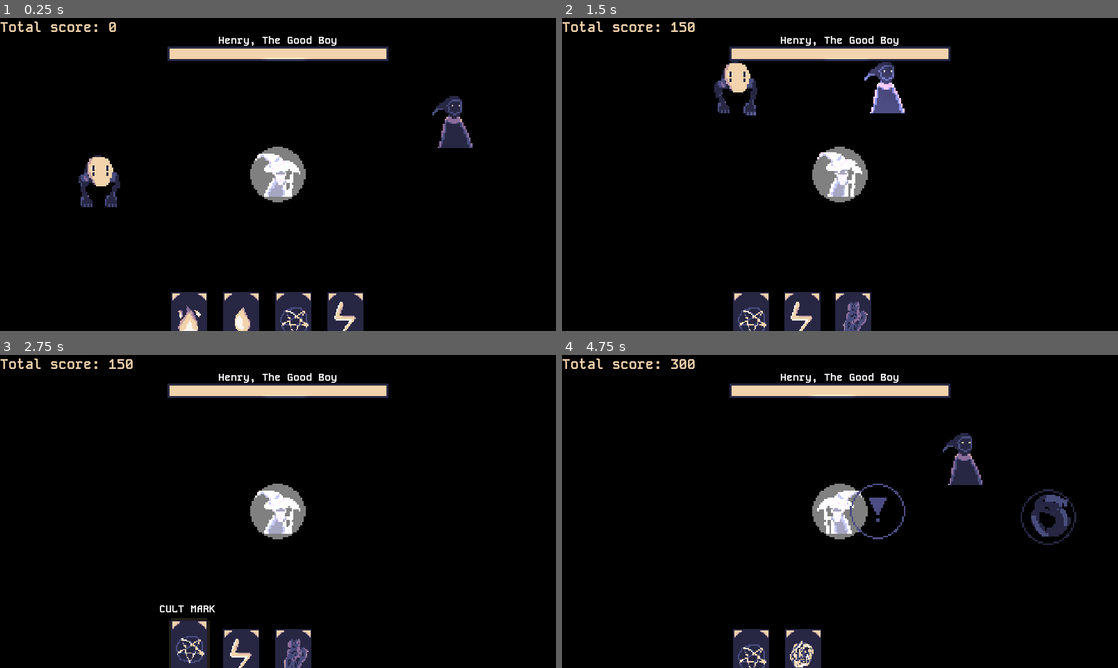
Above: before the commit, frames 1-4 (two rows, left to right).
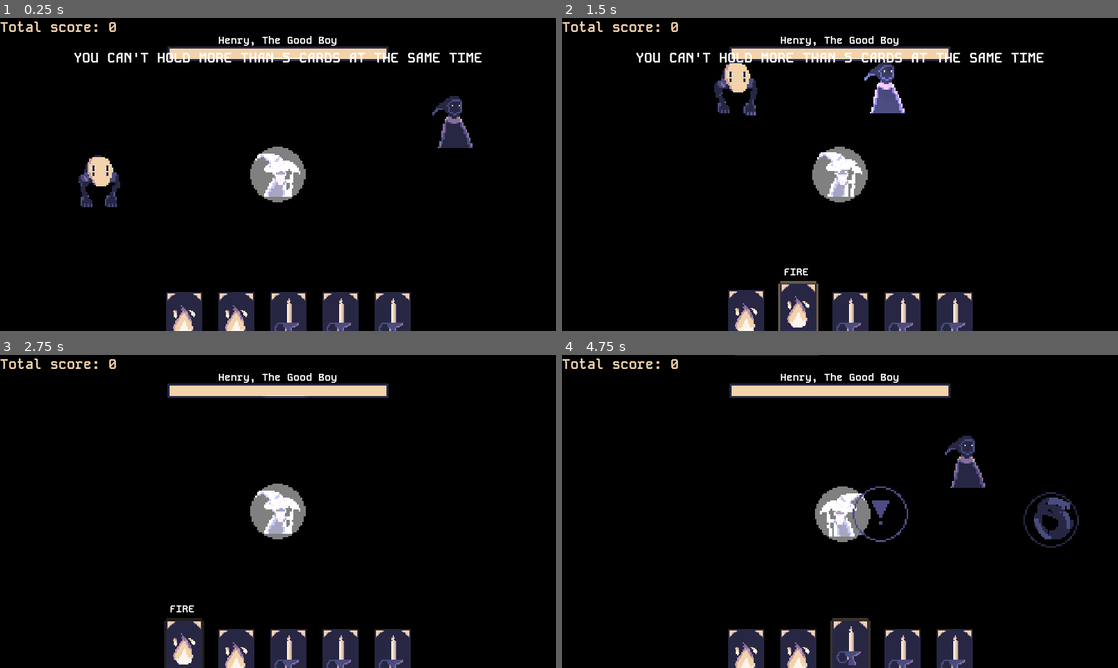
Above: after the commit, the same moments.

Repository: Salach-Malejkum/pirate-software
Game: Godot game, scene res://Scenes/brute_room.tscn
The game is run twice, just before and just after one commit, with the same random seed, the same clock (stepped at 60 frames per second) and the same inputs. This scene is started directly instead of the project's main scene.
Inputs (mouse positions are in pixels of both pictures, inside the frame that each line leads up to):
- Up to frame 1 (0.25 s): no input
- Up to frame 2 (1.5 s): move the mouse to (751, 321) at 0.52 s; hold D (move_right) 0.53-1.28 s; tap E (open_door) at 0.6, 1.35 s; click (751, 321) at 0.67 s; move the mouse to (801, 321) at 1.27 s; hold S (move_down) from 1.28 s (still down); click (801, 321) at 1.42 s
- Up to frame 3 (2.75 s): move the mouse to (189, 658) at 2.02 s; release S (move_down) at 2.03 s; hold D (move_right) from 2.03 s (still down); tap E (open_door) at 2.1 s; click (189, 658) at 2.17 s
- Up to frame 4 (4.75 s): move the mouse to (801, 658) at 2.77 s; release D (move_right) at 2.78 s; hold W (move_up) 2.78-3.53 s; tap E (open_door) at 2.85, 3.6, 4.35 s; click (801, 658) at 2.92 s; move the mouse to (856, 658) at 3.52 s; hold A (move_left) from 3.53 s (still down); click (856, 658) at 3.67 s; move the mouse to (884, 458) at 4.27 s; click (884, 458) at 4.42 s

The runs differ from the first frame. In frame 1, 3.7% of the frame differs, in the area x 13-87%, y 11-100%; in frame 2, 4.4%; in frame 3, 3.6%; in frame 4, 6.0%, in the area x 19-93%, y 0-100%.

Commit message:
Add sounds and some fixes

Diff:
--- a/Scenes/boss_level.tscn
+++ b/Scenes/boss_level.tscn
@@ -10,6 +10,7 @@
 [ext_resource type="PackedScene" uid="uid://c5iwiblniciof" path="res://Scenes/furnace.tscn" id="7_l1u0a"]
 [ext_resource type="PackedScene" uid="uid://bmjpimvwupc8p" path="res://Scenes/steam_engine.tscn" id="8_xh8d8"]
 [ext_resource type="PackedScene" uid="uid://drivg1a0m73sw" path="res://Scenes/lantern.tscn" id="9_h5vst"]
+[ext_resource type="PackedScene" uid="uid://5s0v8c2hbcf5" path="res://Scenes/heat_disortion.tscn" id="9_ipv6k"]
 [ext_resource type="Texture2D" uid="uid://b1adcc3gjpsy2" path="res://ArtAssets/Environment/spawner_idle_spawning.png" id="10_0j8eu"]
 [ext_resource type="Script" path="res://Scripts/lantern.gd" id="10_gi6ev"]
 [ext_resource type="Texture2D" uid="uid://ckce10rmdiya4" path="res://ArtAssets/Environment/lantern.png" id="11_oytrw"]
@@ -271,6 +272,11 @@
 collision_layer = 2
 collision_mask = 4
 
+[node name="HeatDisortion" parent="BossCardInteract/Places For Candles/Candle" instance=ExtResource("9_ipv6k")]
+visible = false
+z_index = 2
+position = Vector2(0, 0)
+
 [node name="Objects" type="Node2D" parent="."]
 
 [node name="Furnace" parent="Objects" instance=ExtResource("7_l1u0a")]
@@ -396,6 +402,7 @@
 sprite_frames = SubResource("SpriteFrames_couei")
 
 [node name="CanvasModulate" type="CanvasModulate" parent="."]
+visible = false
 color = Color(0, 0, 0, 1)
 
 [connection signal="level_entered" from="." to="CircleTransition" method="_on_level_1_level_entered"]
--- a/Scenes/candle.tscn
+++ b/Scenes/candle.tscn
@@ -1,8 +1,9 @@
-[gd_scene load_steps=13 format=3 uid="uid://f5gyxbg3cfuh"]
+[gd_scene load_steps=14 format=3 uid="uid://cn0rp30devw6m"]
 
-[ext_resource type="Script" path="res://Scripts/candle.gd" id="1_2s80e"]
 [ext_resource type="Texture2D" uid="uid://dt8ju8vspnib" path="res://ArtAssets/Environment/candle.png" id="1_a3eqh"]
-[ext_resource type="Texture2D" uid="uid://1vg2qw4odvfq" path="res://ArtAssets/lightmap.png" id="3_rxa5u"]
+[ext_resource type="Script" path="res://Scripts/candle.gd" id="1_x8err"]
+[ext_resource type="Texture2D" uid="uid://1vg2qw4odvfq" path="res://ArtAssets/lightmap.png" id="3_dejo8"]
+[ext_resource type="PackedScene" uid="uid://5s0v8c2hbcf5" path="res://Scenes/heat_disortion.tscn" id="4_1jc4y"]
 
 [sub_resource type="CircleShape2D" id="CircleShape2D_3pm15"]
 
@@ -90,6 +91,11 @@
 position = Vector2(9, -3)
 shape = SubResource("CircleShape2D_b5uej")
 
+[node name="HeatDisortion" parent="." instance=ExtResource("4_1jc4y")]
+visible = false
+position = Vector2(0, 5.36442e-06)
+scale = Vector2(122.138, 118)
+
 [connection signal="input_event" from="InteractArea" to="." method="_on_interact_area_input_event"]
 [connection signal="mouse_entered" from="InteractArea" to="." method="_on_interact_area_mouse_entered"]
 [connection signal="mouse_exited" from="InteractArea" to="." method="_on_interact_area_mouse_exited"]
--- a/Scenes/furnace.tscn
+++ b/Scenes/furnace.tscn
@@ -1,8 +1,9 @@
-[gd_scene load_steps=15 format=3 uid="uid://c5iwiblniciof"]
+[gd_scene load_steps=20 format=3 uid="uid://c5iwiblniciof"]
 
 [ext_resource type="Script" path="res://Scripts/furnace.gd" id="1_2v6qf"]
 [ext_resource type="Texture2D" uid="uid://b5q2sqlfi05y7" path="res://ArtAssets/Environment/furnance_animated.png" id="1_bgbe2"]
 [ext_resource type="Texture2D" uid="uid://1vg2qw4odvfq" path="res://ArtAssets/lightmap.png" id="3_r6s3t"]
+[ext_resource type="PackedScene" uid="uid://5s0v8c2hbcf5" path="res://Scenes/heat_disortion.tscn" id="4_rrt74"]
 
 [sub_resource type="RectangleShape2D" id="RectangleShape2D_g4tyi"]
 size = Vector2(16, 20)
@@ -65,6 +66,36 @@
 [sub_resource type="CircleShape2D" id="CircleShape2D_0cwhy"]
 radius = 49.3739
 
+[sub_resource type="Shader" id="Shader_4jnbf"]
+code = "shader_type canvas_item;
+render_mode unshaded;
+
+uniform sampler2D screen_texture: hint_screen_texture;
+uniform sampler2D noise_texture;
+uniform float speed: hint_range(0.02, 0.1) = 0.01;
+uniform float strength: hint_range(0.001, 0.03) = 0.02;
+uniform vec2 direction;
+
+void fragment() {
+	float noise = texture(noise_texture, UV + TIME * speed).r;
+	vec2 disortion = vec2(noise) * direction;
+	COLOR = texture(screen_texture, SCREEN_UV + disortion - disortion * strength / 2.);
+}
+"
+
+[sub_resource type="FastNoiseLite" id="FastNoiseLite_cvtbw"]
+
+[sub_resource type="NoiseTexture2D" id="NoiseTexture2D_kwpd5"]
+seamless = true
+noise = SubResource("FastNoiseLite_cvtbw")
+
+[sub_resource type="ShaderMaterial" id="ShaderMaterial_iaubk"]
+shader = SubResource("Shader_4jnbf")
+shader_parameter/speed = 0.05
+shader_parameter/strength = 0.005
+shader_parameter/direction = Vector2(0.004, 0.004)
+shader_parameter/noise_texture = SubResource("NoiseTexture2D_kwpd5")
+
 [node name="Furnace" type="Node2D" groups=["card_interactable"]]
 scale = Vector2(1.5, 1.5)
 script = ExtResource("1_2v6qf")
@@ -111,6 +142,10 @@
 [node name="CollisionShape2D" type="CollisionShape2D" parent="PointLight2D/DamageArea"]
 shape = SubResource("CircleShape2D_0cwhy")
 
+[node name="HeatDisortion" parent="." instance=ExtResource("4_rrt74")]
+material = SubResource("ShaderMaterial_iaubk")
+position = Vector2(0, 13.3333)
+
 [connection signal="input_event" from="InteractArea" to="." method="_on_interact_area_input_event"]
 [connection signal="mouse_entered" from="InteractArea" to="." method="_on_interact_area_mouse_entered"]
 [connection signal="mouse_exited" from="InteractArea" to="." method="_on_interact_area_mouse_exited"]
--- /dev/null
+++ b/Scenes/heat_disortion.tscn
@@ -0,0 +1,25 @@
+[gd_scene load_steps=6 format=3 uid="uid://5s0v8c2hbcf5"]
+
+[ext_resource type="Shader" path="res://Shaders/heat_disortion.gdshader" id="1_1pvpe"]
+
+[sub_resource type="FastNoiseLite" id="FastNoiseLite_hvv53"]
+
+[sub_resource type="NoiseTexture2D" id="NoiseTexture2D_g7krs"]
+seamless = true
+noise = SubResource("FastNoiseLite_hvv53")
+
+[sub_resource type="ShaderMaterial" id="ShaderMaterial_pcf4w"]
+shader = ExtResource("1_1pvpe")
+shader_parameter/speed = 0.05
+shader_parameter/strength = 0.005
+shader_parameter/direction = Vector2(0.004, 0.004)
+shader_parameter/noise_texture = SubResource("NoiseTexture2D_g7krs")
+
+[sub_resource type="SphereMesh" id="SphereMesh_n3fcw"]
+
+[node name="HeatDisortion" type="MeshInstance2D"]
+z_index = 1
+material = SubResource("ShaderMaterial_pcf4w")
+position = Vector2(77, 3.00001)
+scale = Vector2(90.1021, 90)
+mesh = SubResource("SphereMesh_n3fcw")
--- a/Scenes/level1.tscn
+++ b/Scenes/level1.tscn
@@ -135,6 +135,7 @@
 [node name="Walls" type="Node2D" parent="Light"]
 
 [node name="CanvasModulate" type="CanvasModulate" parent="Light"]
+visible = false
 color = Color(0, 0, 0, 1)
 
 [node name="Spawners" type="Node2D" parent="."]
--- a/Scenes/level2.tscn
+++ b/Scenes/level2.tscn
@@ -513,15 +513,17 @@
 autoplay = "idle"
 
 [node name="Furnaces" type="Node2D" parent="Objects"]
+y_sort_enabled = true
 
 [node name="Furnace" parent="Objects/Furnaces" instance=ExtResource("8_nq82j")]
+position = Vector2(515, 255)
+
+[node name="Furnace2" parent="Objects/Furnaces" instance=ExtResource("8_nq82j")]
 z_index = 1
-position = Vector2(515, 255)
-
-[node name="Furnace2" parent="Objects/Furnaces" instance=ExtResource("8_nq82j")]
-position = Vector2(124, -16)
+position = Vector2(124, -11)
 
 [node name="Cabins" type="Node2D" parent="Objects"]
+y_sort_enabled = true
 
 [node name="Cabin3" parent="Objects/Cabins" instance=ExtResource("9_ky4ep")]
 position = Vector2(680, 159)
@@ -542,6 +544,7 @@
 sprite_frames = SubResource("SpriteFrames_couei")
 
 [node name="CanvasModulate" type="CanvasModulate" parent="."]
+visible = false
 color = Color(0, 0, 0, 1)
 
 [node name="CircleTransition" parent="." instance=ExtResource("7_4iy0l")]
--- a/Scenes/level_3.tscn
+++ b/Scenes/level_3.tscn
@@ -378,10 +378,10 @@
 shadow_item_cull_mask = 1
 
 [node name="Cabin" parent="Objects" instance=ExtResource("10_oan30")]
-position = Vector2(545, -4)
+position = Vector2(546, 0)
 
 [node name="Cabin2" parent="Objects" instance=ExtResource("10_oan30")]
-position = Vector2(61, -6)
+position = Vector2(63, -2)
 
 [node name="Cabin3" parent="Objects" instance=ExtResource("10_oan30")]
 position = Vector2(279, -2)
--- a/Scenes/player.tscn
+++ b/Scenes/player.tscn
@@ -6,6 +6,7 @@
 [ext_resource type="Texture2D" uid="uid://1vg2qw4odvfq" path="res://ArtAssets/lightmap.png" id="3_8ingo"]
 [ext_resource type="PackedScene" uid="uid://nbofjqjf8huq" path="res://Scenes/card_manager.tscn" id="3_kv13g"]
 [ext_resource type="Texture2D" uid="uid://ym2jwup17sgg" path="res://ArtAssets/Characters/player_shield.png" id="4_2kpp6"]
+[ext_resource type="Script" path="res://Scripts/Camera2D.gd" id="7_0tm6u"]
 
 [sub_resource type="AtlasTexture" id="AtlasTexture_sgxte"]
 atlas = ExtResource("2_st8uh")
@@ -166,6 +167,9 @@
 
 [node name="Camera2D" type="Camera2D" parent="."]
 zoom = Vector2(4, 4)
+script = ExtResource("7_0tm6u")
+random_strength = 2.0
+shake_fade = 1.0
 
 [node name="ColorBG" type="CanvasLayer" parent="."]
 layer = -100
--- a/Scenes/tutorial_zone.tscn
+++ b/Scenes/tutorial_zone.tscn
@@ -1,14 +1,14 @@
-[gd_scene load_steps=10 format=3 uid="uid://dy0keyrjq0bxh"]
+[gd_scene load_steps=10 format=3 uid="uid://c4uvqoyb6vay5"]
 
 [ext_resource type="PackedScene" uid="uid://br31pgwnuthh" path="res://Scenes/tile_map.tscn" id="1_nrvku"]
 [ext_resource type="PackedScene" uid="uid://1xiakxfc81rn" path="res://Scenes/doors.tscn" id="2_x87vy"]
-[ext_resource type="PackedScene" uid="uid://c5iwiblniciof" path="res://Scenes/furnace.tscn" id="3_4acx4"]
-[ext_resource type="PackedScene" uid="uid://b360hv35yusk0" path="res://Scenes/level1.tscn" id="3_khhgn"]
-[ext_resource type="PackedScene" uid="uid://cb5w2t8c6ybt7" path="res://Scenes/player.tscn" id="4_olgio"]
-[ext_resource type="PackedScene" uid="uid://bmjpimvwupc8p" path="res://Scenes/steam_engine.tscn" id="5_1crpv"]
-[ext_resource type="PackedScene" uid="uid://drivg1a0m73sw" path="res://Scenes/lantern.tscn" id="6_fb4m4"]
-[ext_resource type="PackedScene" uid="uid://bk7smumc7rwo7" path="res://Scenes/cabin.tscn" id="7_4rrxb"]
-[ext_resource type="PackedScene" uid="uid://c4c0yn3axluwb" path="res://Scenes/enemy_spawner.tscn" id="8_4nlo7"]
+[ext_resource type="PackedScene" uid="uid://b360hv35yusk0" path="res://Scenes/level1.tscn" id="3_2gnc6"]
+[ext_resource type="PackedScene" uid="uid://c5iwiblniciof" path="res://Scenes/furnace.tscn" id="4_ypr2f"]
+[ext_resource type="PackedScene" uid="uid://cb5w2t8c6ybt7" path="res://Scenes/player.tscn" id="5_khe4c"]
+[ext_resource type="PackedScene" uid="uid://bmjpimvwupc8p" path="res://Scenes/steam_engine.tscn" id="6_mwx0f"]
+[ext_resource type="PackedScene" uid="uid://drivg1a0m73sw" path="res://Scenes/lantern.tscn" id="7_t66vq"]
+[ext_resource type="PackedScene" uid="uid://bk7smumc7rwo7" path="res://Scenes/cabin.tscn" id="8_ydaxp"]
+[ext_resource type="PackedScene" uid="uid://c4c0yn3axluwb" path="res://Scenes/enemy_spawner.tscn" id="9_x0opm"]
 
 [node name="TutorialZone" type="Node2D"]
 y_sort_enabled = true
--- /dev/null
+++ b/Scripts/Camera2D.gd
@@ -0,0 +1,40 @@
+extends Camera2D
+
+
+@export var random_strength: float = 30.0
+@export var shake_fade: float = 5.0
+@export var shaking_length: float = 1.0
+
+var rng: RandomNumberGenerator = RandomNumberGenerator.new()
+var shake_strength: float = 0.0
+var is_shaking: bool = false
+var timer: Timer
+
+signal shaking_stopped
+
+
+func _ready():
+	GameManager.shake_screen.connect(apply_shake)
+	shaking_stopped.connect(stop_shaking)
+
+
+
+func _process(delta: float):
+	if !is_shaking:
+		shake_strength = lerpf(shake_strength, 0, shake_fade * delta)
+
+		offset = random_offset()
+
+
+func apply_shake() -> void:
+	shake_strength = random_strength
+	timer = Timer.new()
+	timer.wait_time = shaking_length
+
+
+func random_offset() -> Vector2:
+	return Vector2(rng.randf_range(-shake_strength, -shake_strength), rng.randf_range(-shake_strength, -shake_strength))
+
+
+func stop_shaking() -> void:
+	is_shaking = false
--- a/Scripts/audio_player.gd
+++ b/Scripts/audio_player.gd
@@ -96,7 +96,8 @@
 		asp.play()
 
 		await signal_name
-		asp.queue_free()
+		if asp != null:
+			asp.queue_free()
 
 func random_movement_sfx():
 	if is_movement_running:
--- a/Scripts/candle.gd
+++ b/Scripts/candle.gd
@@ -10,6 +10,7 @@
 @onready var anim_sprite : AnimatedSprite2D = $CandleSprite
 var enemy_arr = []
 @onready var light = $PointLight2D
+@onready var heat_disortion = $HeatDisortion
 
 func _ready():
 	anim_sprite.play("idle")
@@ -40,6 +41,7 @@
 			GameManager.card_used.emit()
 			light_candle()
 		elif  GameManager.selected_card.card_type == Globals.card_types.WATER:
+			heat_disortion.visible = false
 			AudioPlayer.play_sfx("water_card")
 			GameManager.card_used.emit()
 			light.energy = 0.0
@@ -47,6 +49,7 @@
 
 
 func light_candle():
+	heat_disortion.visible = true
 	light.energy = Globals.interactable_light_energy
 	anim_sprite.play("fire")
 	AudioPlayer.play_sfx("lit_candle")
@@ -55,6 +58,7 @@
 func _process(delta):
 	if light.energy <= 0.1:
 		anim_sprite.play("idle")
+		heat_disortion.visible = false
 	for enemy in enemy_arr:
 		if not is_instance_valid(enemy):
 			enemy_arr.erase(enemy)
--- a/Scripts/card_manager.gd
+++ b/Scripts/card_manager.gd
@@ -1,11 +1,19 @@
 class_name CardManager
 extends Control
 
+#const starting_deck = [
+	#Globals.card_types.FIRE,
+	#Globals.card_types.WATER,
+	#Globals.card_types.CULT_MARK,
+	#Globals.card_types.ELECTRICITY
+#]
 const starting_deck = [
 	Globals.card_types.FIRE,
-	Globals.card_types.WATER,
-	Globals.card_types.CULT_MARK,
-	Globals.card_types.ELECTRICITY
+	Globals.card_types.FIRE,
+	Globals.card_types.CANDLE_LIT,
+	Globals.card_types.CANDLE_LIT,
+	Globals.card_types.CANDLE_LIT,
+	Globals.card_types.CANDLE_LIT
 ]
 
 const tutorial_merge_deck = [
--- a/Scripts/cult_mark_spell.gd
+++ b/Scripts/cult_mark_spell.gd
@@ -30,5 +30,6 @@
 	if spell_target != null:
 		spell_target.take_spell_damage(0.10)
 	sprite.play("fire")
+	GameManager.shake_screen.emit()
 	await sprite.animation_finished
 	queue_free()
--- a/Scripts/furnace.gd
+++ b/Scripts/furnace.gd
@@ -9,6 +9,7 @@
 var enemy_arr = []
 @onready var anim_sprite : AnimatedSprite2D = $Static/FurnaceSprite
 @onready var light = $PointLight2D
+@onready var heat_disortion = $HeatDisortion
 @export var is_tutorial : bool = false
 var _is_tutorial_progressed : bool = false
 
@@ -45,10 +46,12 @@
 		if GameManager.selected_card.card_type == Globals.card_types.FIRE:
 			GameManager.card_used.emit()
 			light.energy = Globals.interactable_light_energy
+			#heat_disortion.visible = true
 			anim_sprite.play("fire")
 			AudioPlayer.play_sfx("fire_card")
 			AudioPlayer.play_timed_sfx("furnance_fire", furnance_stop)
 		elif  GameManager.selected_card.card_type == Globals.card_types.WATER:
+			#heat_disortion.visible = false
 			AudioPlayer.play_sfx("water_card")
 			GameManager.card_used.emit()
 			light.energy = 0.0
@@ -62,6 +65,7 @@
 
 func _process(delta):
 	if light.energy <= 0.1:
+		#heat_disortion.visible = false
 		anim_sprite.play("idle")
 		emit_signal("furnance_stop")
 
--- a/Scripts/game_manager.gd
+++ b/Scripts/game_manager.gd
@@ -25,6 +25,7 @@
 signal random_card_chosen(card_type : Globals.card_types)
 signal boss_ended
 signal boss_spawned
+signal shake_screen
 
 # tutorial signals
 signal tutorial_furnace
--- /dev/null
+++ b/Shaders/heat_disortion.gdshader
@@ -0,0 +1,14 @@
+shader_type canvas_item;
+render_mode unshaded;
+
+uniform sampler2D screen_texture: hint_screen_texture;
+uniform sampler2D noise_texture;
+uniform float speed: hint_range(0.02, 0.1) = 0.01;
+uniform float strength: hint_range(0.001, 0.03) = 0.02;
+uniform vec2 direction;
+
+void fragment() {
+	float noise = texture(noise_texture, UV + TIME * speed).r;
+	vec2 disortion = vec2(noise) * direction;
+	COLOR = texture(screen_texture, SCREEN_UV + disortion - disortion * strength / 2.);
+}
--- a/Shaders/light.gdshader
+++ /dev/null
@@ -1,21 +0,0 @@
-shader_type canvas_item;
-
-uniform vec2 u_resolution;
-uniform float radius = 0.3;
-
-void vertex() {
-	UV = UV * 2. - 1.;
-	UV.x *= u_resolution.x / u_resolution.y;
-}
-
-void fragment() {
-	float d = length(UV);
-
-	d = abs(d);
-	d = step(radius, d);
-
-	vec3 black = vec3(0.);
-	black *= d;
-
-	COLOR = vec4(black, d);
-}
Not shown, changed: Audio/bossfight.mp3.import
Not shown: 1 places in Scenes/boss_level.tscn that only renumber resources
Not shown: 2 places in Scenes/candle.tscn that only renumber resources
Not shown: 1 places in Scenes/player.tscn that only renumber resources
Not shown: 1 places in Scenes/tutorial_zone.tscn that only renumber resources
Not shown, changed: Audio/enemy_sound.mp3
